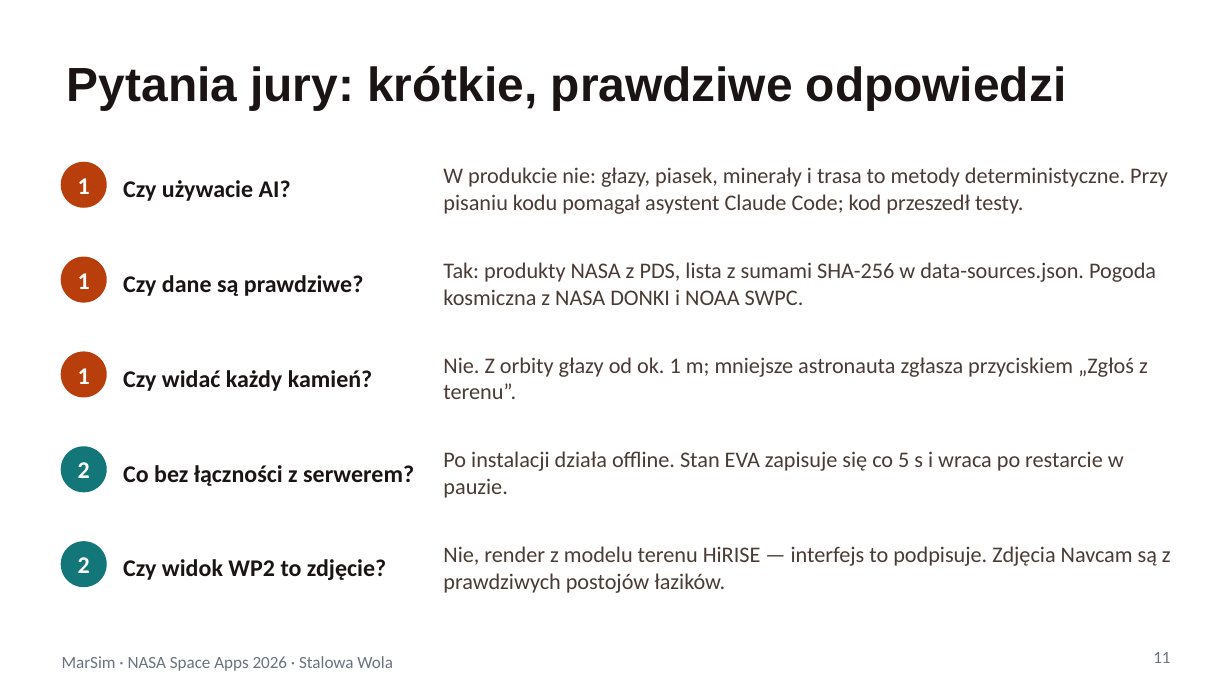
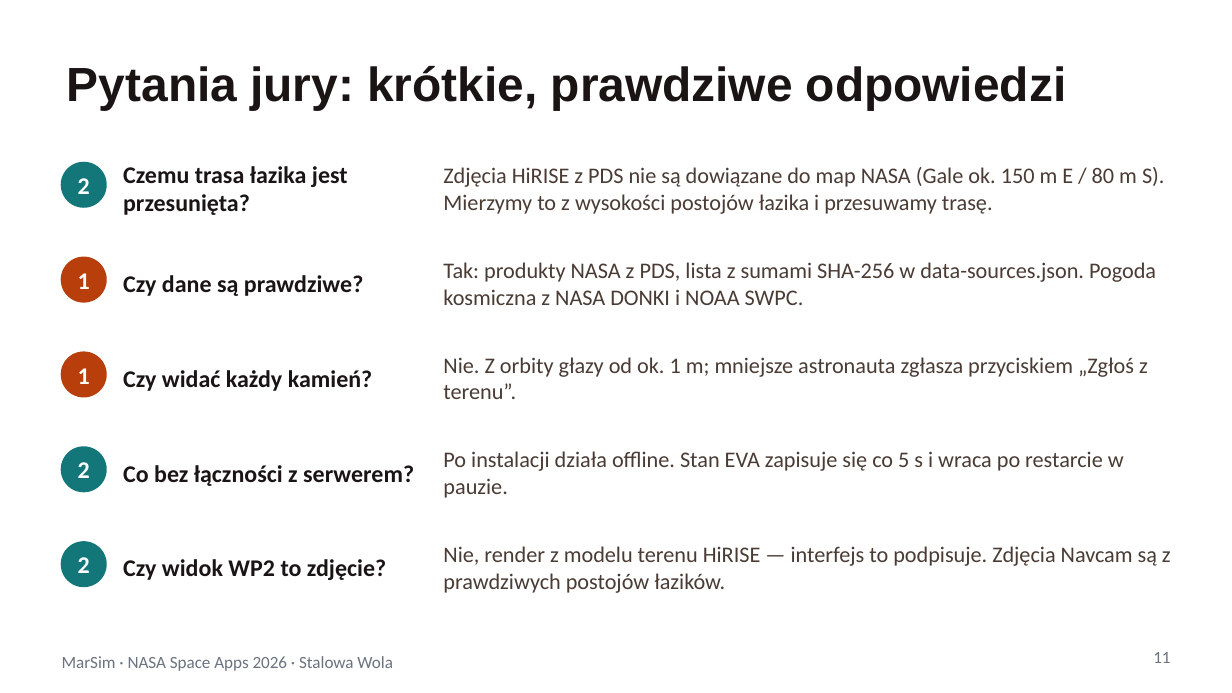
Before and after one commit to Aqayooooo/MarSim, a slide deck: slide 11 of prezentacja/MarSim-prezentacja-role.pptx. Drawn at 1232x693 pixels with LibreOffice and Linux fonts; fonts in the diff are those of the drawing. Boxes give left, top, right and bottom in pixels: in the first picture for what was removed or moved away, otherwise in the second. Text is boxed around its words. In the diff, an @@ line names an element or a change of style, - is before the commit and + after.

```diff
--- a/prezentacja/MarSim-prezentacja-role.pptx
+++ b/prezentacja/MarSim-prezentacja-role.pptx
@@ ellipse at (x1=62, y1=163, x2=106, y2=207): fill #B83E0C to #13777A; outline #B83E0C 1 pt to #13777A 1 pt @@
@@ text at (x1=78, y1=178, x2=90, y2=194): text changed @@
-1
+2
@@ text at (x1=123, y1=166, x2=348, y2=215): text changed @@
-Czy używacie AI?
+Czemu trasa łazika jest przesunięta?
@@ text at (x1=443, y1=167, x2=1165, y2=214): text changed @@
-W produkcie nie: głazy, piasek, minerały i trasa to metody deterministyczne. Przy pisaniu kodu pomagał asystent Claude Code; kod przeszedł testy.
+Zdjęcia HiRISE z PDS nie są dowiązane do map NASA (Gale ok. 150 m E / 80 m S). Mierzymy to z wysokości postojów łazika i przesuwamy trasę.
```
Also in this commit, not shown: 5 other slides changed.
